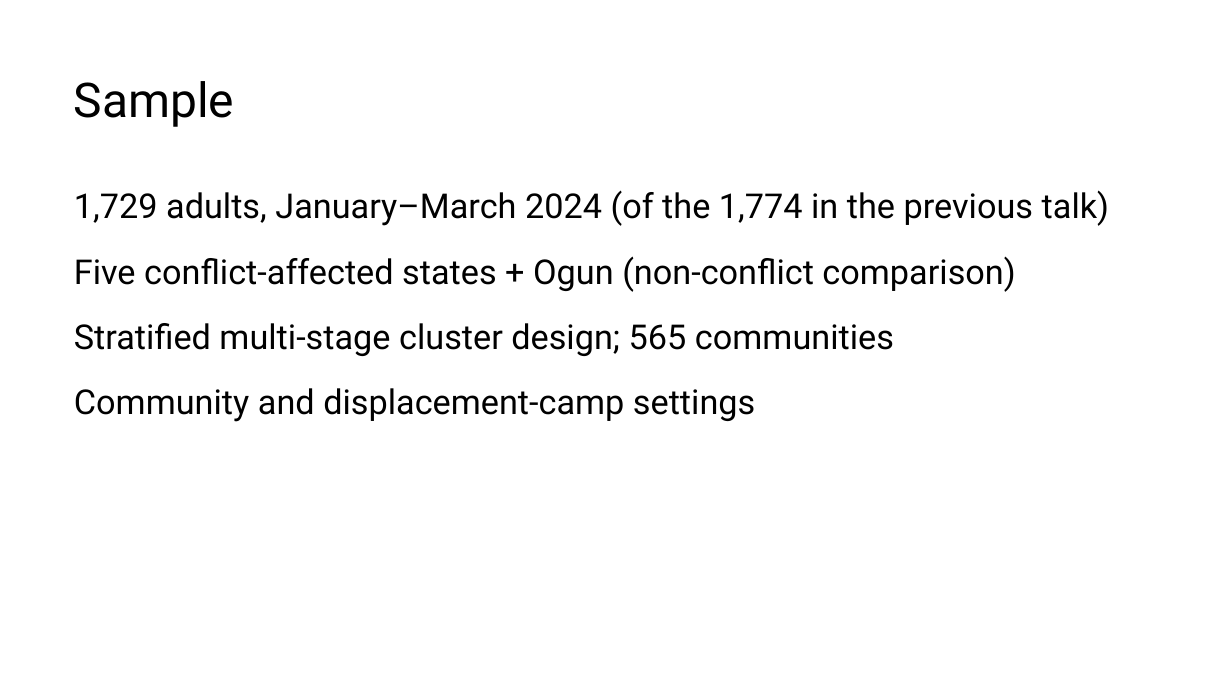
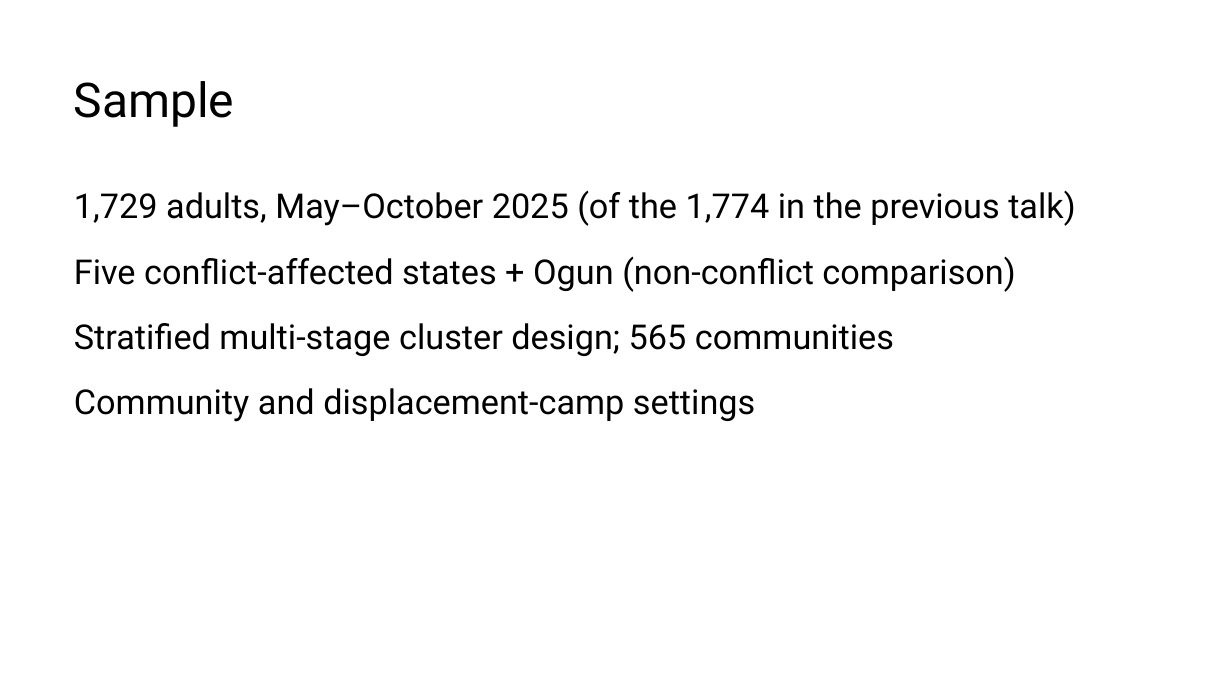
Before and after one commit to MrMoh19/speechify-personal, a slide deck: slide 8 of projects/marvin-stress-trauma/istss_trauma_saturation.pptx. Drawn at 1232x693 pixels with LibreOffice and Linux fonts; fonts in the diff are those of the drawing. Boxes give left, top, right and bottom in pixels: in the first picture for what was removed or moved away, otherwise in the second. Text is boxed around its words. In the diff, an @@ line names an element or a change of style, - is before the commit and + after.

```diff
--- a/projects/marvin-stress-trauma/istss_trauma_saturation.pptx
+++ b/projects/marvin-stress-trauma/istss_trauma_saturation.pptx
@@ text at (74,190,1075,226): text changed @@
-1,729 adults, January–March 2024 (of the 1,774 in the previous talk)
+1,729 adults, May–October 2025 (of the 1,774 in the previous talk)
```
